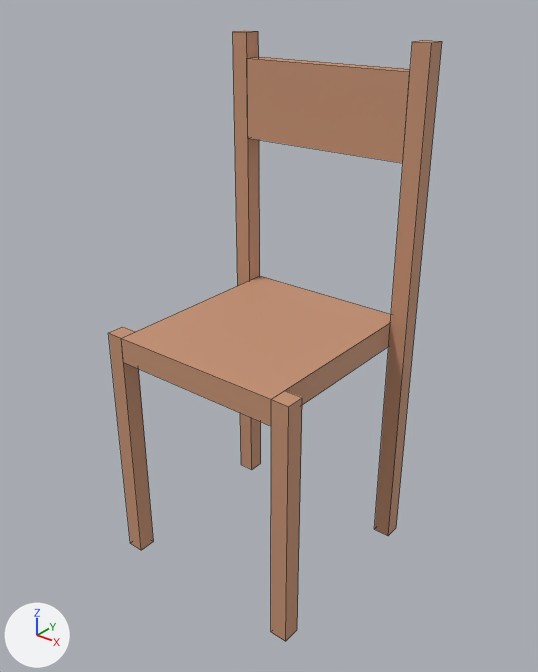
Before and after pictures for a commit that changed the FBX model Assets/Models/Chair.fbx.
One viewpoint serves both versions: a camera (50 mm lens) standing at (0.601, -0.742, 0.823) and looking at (0.008, 0.0, 0.364). The axes (+X, +Y, +Z) are drawn at lower left. The lights are the same throughout. Mesh edges are drawn as thin lines. Where no turn or scale is listed for an object, it has been applied to the vertices.

In view in the first picture: 'Chair'.
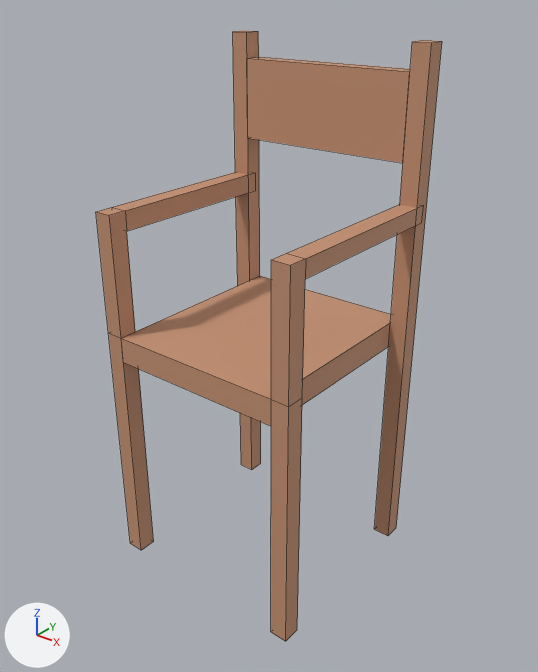
The change, as a list of edits to the scene's bpy script:
```text
Change me_cube_027:
    used by ob_chair; location = (0.0, 0.0, 0.0)
    remove me_cube_027.from_pydata(...)  # 48 vertices, 36 faces; spans x -0.158..0.158, y -0.15..0.15, z 0.0..0.75
    add me_cube_027.from_pydata(...)  # 68 vertices, 54 faces; spans x -0.158..0.158, y -0.15..0.15, z 0.0..0.75
    me_cube_027 part 1
    2 faces are deleted
    20 vertices are added at x -0.158..0.157, y -0.15..0.14, z 0.519..0.548
    20 new faces join them
```

Location of each change, [x1, y1, x2, y2] in pixels of the pictures (538 x 672 px):
'Chair', reshaped: before [109, 30, 442, 642]; after [96, 30, 442, 642]
part 1 of me_cube_027, built on: before [109, 327, 302, 406]; after [96, 172, 423, 406]
